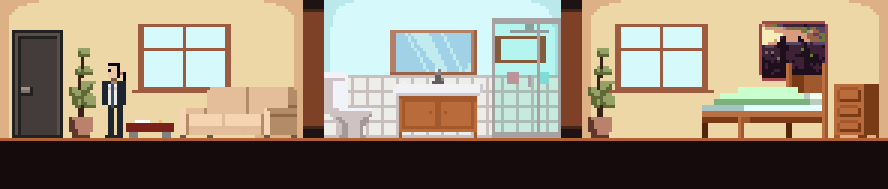
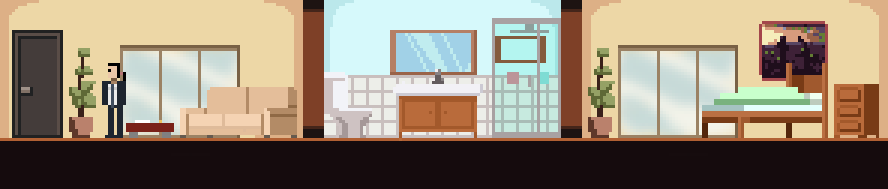
The second 888 × 189 image is a revision of the first. Changes to its layers:
added group "apartment" with 32 layers over [120, 24, 738, 138]
moved "zeke" into group "apartment" over [120, 63, 126, 138]
moved "couch" into group "apartment" over [180, 87, 240, 138]
moved "plant" (2nd of 2, in "apartment") into group "apartment" over [609, 90, 615, 93]
moved "table" into group "apartment" over [126, 120, 174, 138]
hid "window", moved it into group "apartment" over [132, 24, 237, 93]
hid "Layer 5", moved it into group "apartment" over [609, 24, 714, 93]
moved "bed" into group "apartment" over [702, 63, 738, 138]
added layer "window door" (1st of 2, in "apartment") in group "apartment" over [120, 45, 240, 138]
added layer "window door" (2nd of 2, in "apartment") in group "apartment" over [618, 45, 738, 138]
moved "Layer 8" into group "apartment" over [609, 24, 621, 138]
moved "wall" into group "apartment" over [120, 24, 738, 138]
